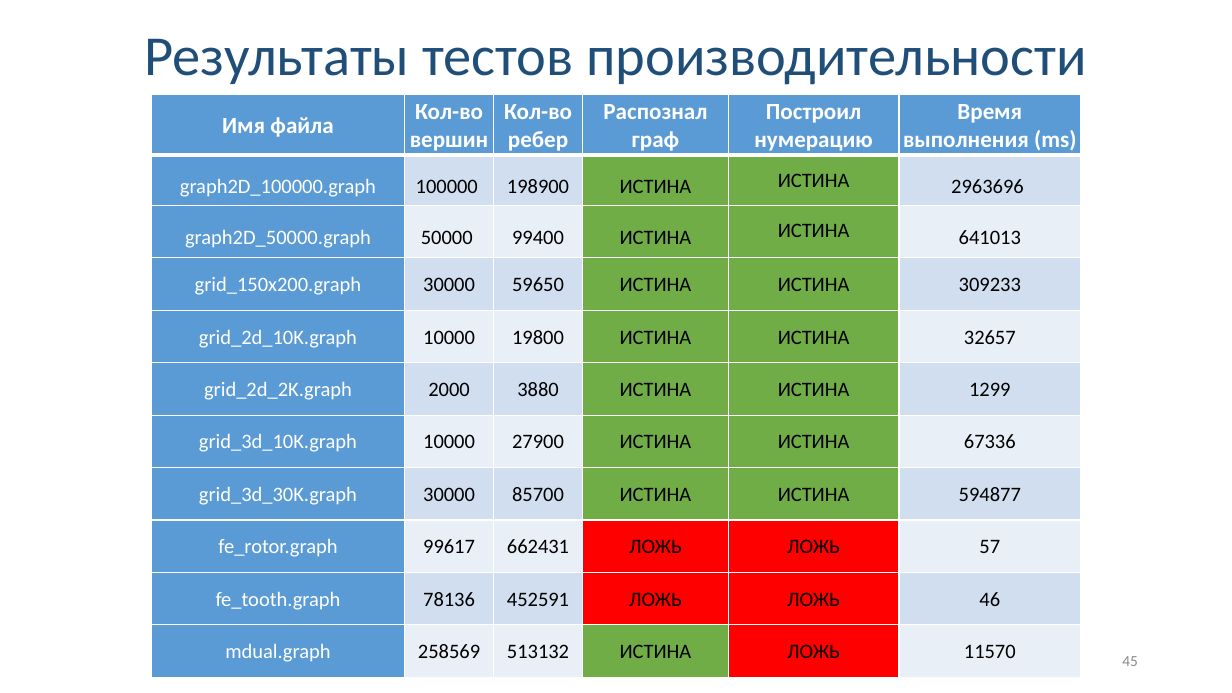
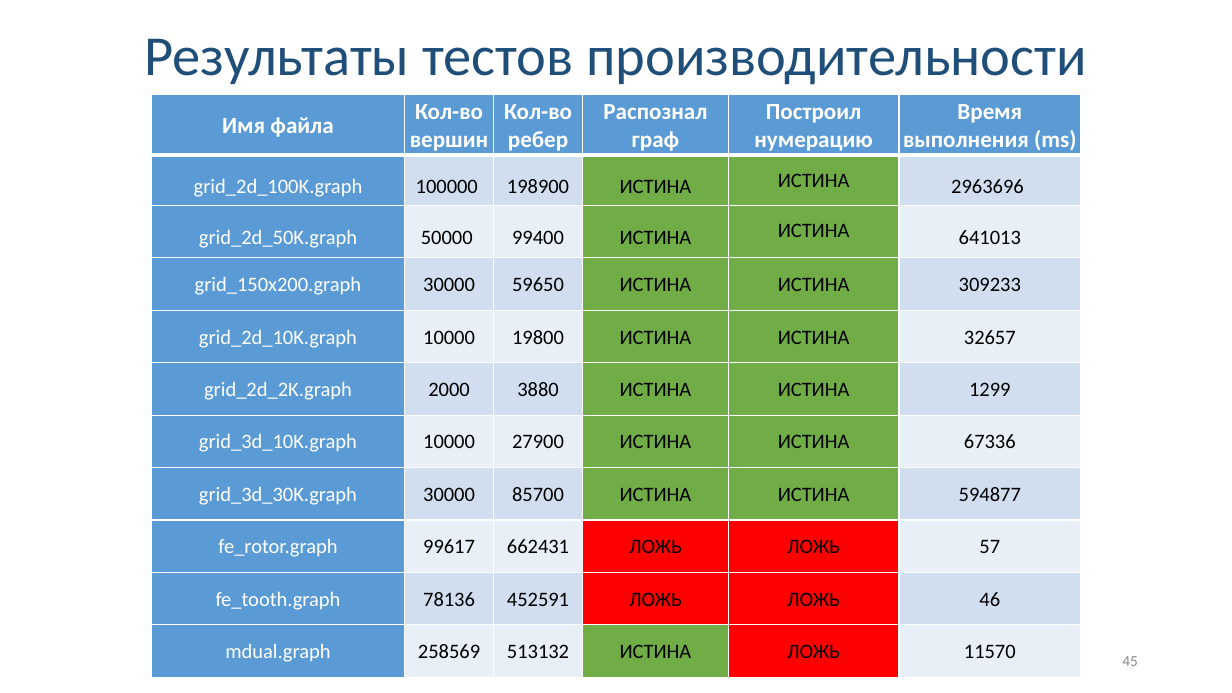
Before and after one commit to Linserous/NumericalGridGeneration, a slide deck: slide 45 of docs/Презентация v0.9.pptx. Drawn at 1232x693 pixels with LibreOffice and Linux fonts; fonts in the diff are those of the drawing. Boxes give left, top, right and bottom in pixels: in the first picture for what was removed or moved away, otherwise in the second. Text is boxed around its words. In the diff, an @@ line names an element or a change of style, - is before the commit and + after.

```diff
--- a/docs/Презентация v0.9.pptx
+++ b/docs/Презентация v0.9.pptx
@@ table at <box>152,94,1081,677</box> @@
-row 2, column 1: graph2D_100000.graph
+row 2, column 1: grid_2d_100K.graph
-row 3, column 1: graph2D_50000.graph
+row 3, column 1: grid_2d_50K.graph
```
Also in this commit, not shown: 6 other files.
